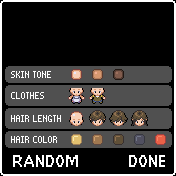
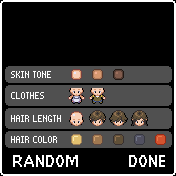
Layered file, before and after one edit (w=176, h=176). Changes by layer:
painted on "Short Hair" over [left=93, top=120, right=102, bottom=122]
renamed "Red" to "Ginger", painted on it over [left=155, top=134, right=166, bottom=145]
